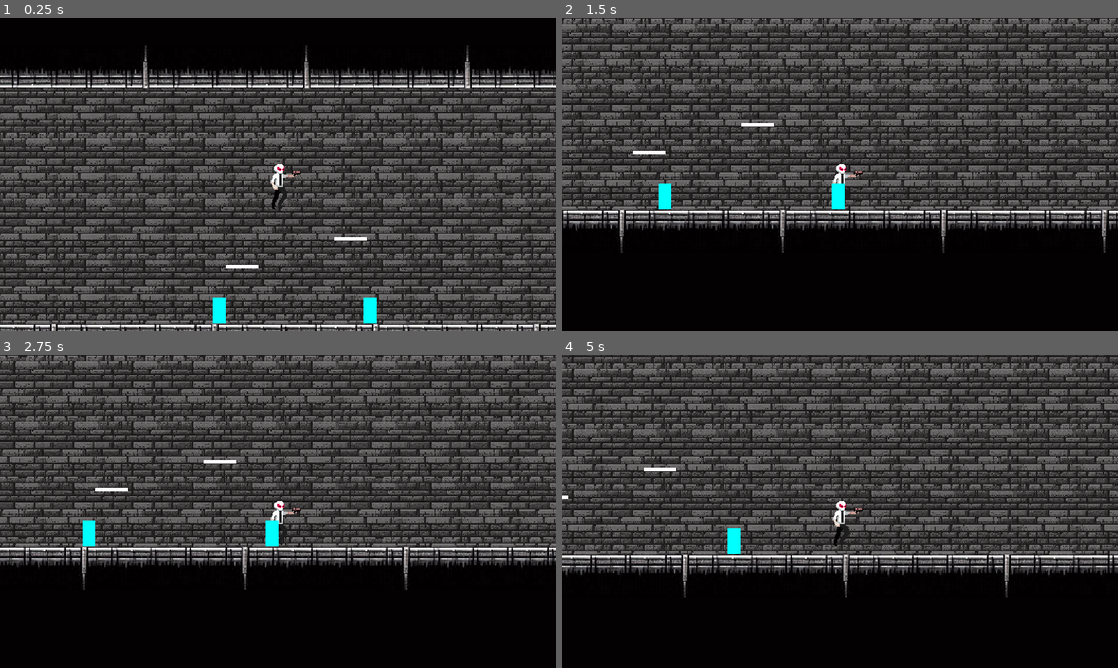
Above: before the commit, frames 1-4 (two rows, left to right).
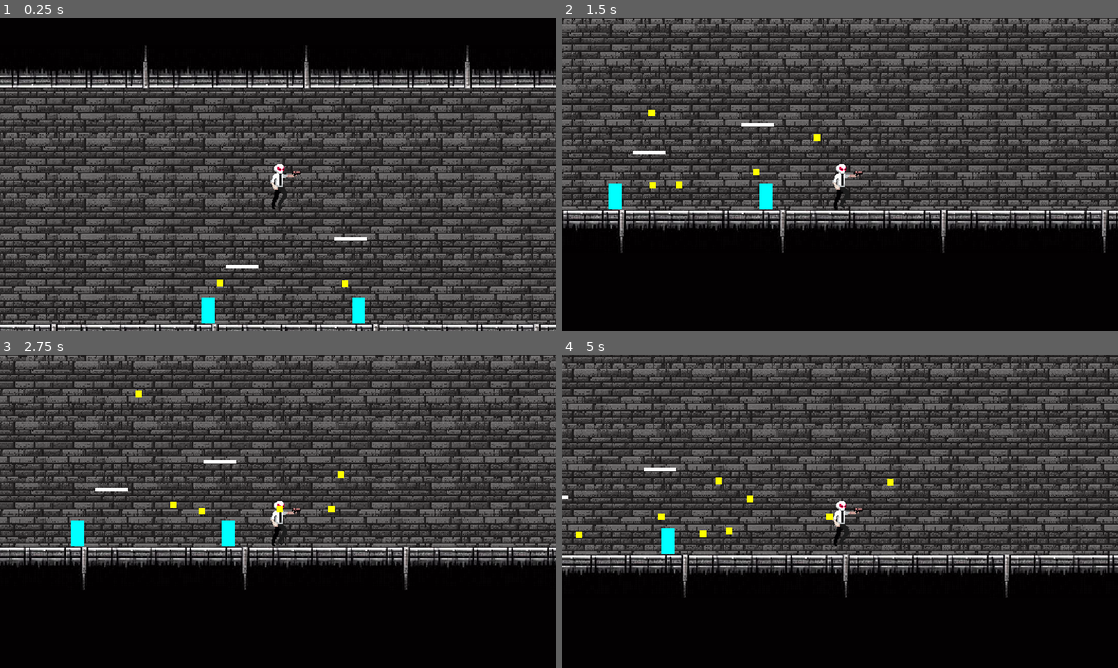
Above: after the commit, the same moments.

Repository: TrueHopolok/gamejam_nsjs
Game: Godot game, scene res://scenes/main.tscn
Same seed, same stepped clock (60 frames per second), same inputs: the game is played once before the commit and once after it.
Inputs:
- Up to frame 1 (0.25 s): no input
- Up to frame 2 (1.5 s): hold K (shot) 0.53-1.28 s; hold D (right) from 0.53 s (still down); tap L (jump) at 0.77 s; tap K (shot) at 1.35 s
- Up to frame 3 (2.75 s): tap L (jump) at 1.52 s; release D (right) at 2.03 s; hold A (left) from 2.03 s (still down); hold K (shot) from 2.03 s (still down)
- Up to frame 4 (5 s): release A (left) at 2.78 s; release K (shot) at 2.78 s; hold D (right) 2.78-4.28 s; tap K (shot) at 2.85, 4.35 s; tap L (jump) at 3.02, 3.77, 4.52 s; hold K (shot) 3.53-4.28 s; hold A (left) from 4.28 s (still down)

The runs differ from the first frame. In frame 1, 0.7% of the frame differs, in the area x 36-68%, y 83-98%; in frame 2, 0.9%, in the area x 8-51%, y 29-62%; in frame 3, 0.9%; in frame 4, 0.6%.

Commit message:
ADDED: shooting component

Diff:
--- a/project.godot
+++ b/project.godot
@@ -63,6 +63,7 @@
 2d_physics/layer_2="Activation"
 2d_physics/layer_3="EnemyHitboxes"
 2d_physics/layer_4="PlayerHitboxes"
+2d_physics/layer_5="BulletHitboxes"
 
 [physics]
 
--- a/scenes/components/shooting.tscn
+++ b/scenes/components/shooting.tscn
@@ -2,7 +2,13 @@
 
 [ext_resource type="Script" path="res://scripts/components/shooting.gd" id="1_5iyn8"]
 
-[node name="Shooting" type="Node2D"]
+[node name="ShootingComponent" type="Node2D"]
 script = ExtResource("1_5iyn8")
 
-[node name="Marker2D" type="Marker2D" parent="."]
+[node name="SpawnMarker" type="Marker2D" parent="."]
+
+[node name="ReloadTimer" type="Timer" parent="."]
+one_shot = true
+
+[node name="IntervalTimer" type="Timer" parent="."]
+one_shot = true
--- a/scenes/enemies/enemy_base.tscn
+++ b/scenes/enemies/enemy_base.tscn
@@ -1,7 +1,8 @@
-[gd_scene load_steps=5 format=3 uid="uid://c46l28oaydnpi"]
+[gd_scene load_steps=6 format=3 uid="uid://c46l28oaydnpi"]
 
 [ext_resource type="Script" path="res://scripts/enemy.gd" id="1_dejmu"]
 [ext_resource type="PackedScene" uid="uid://cqm6yrv1c5lcm" path="res://scenes/components/health.tscn" id="1_kllwe"]
+[ext_resource type="PackedScene" uid="uid://dyjsv7l73o6nt" path="res://scenes/components/shooting.tscn" id="3_gyydm"]
 
 [sub_resource type="RectangleShape2D" id="RectangleShape2D_3fbvx"]
 size = Vector2(16, 32)
@@ -24,6 +25,11 @@
 [node name="CollisionShape2D" parent="HealthComponent/HitboxArea2D" index="0"]
 shape = SubResource("RectangleShape2D_3fbvx")
 metadata/_edit_lock_ = true
+
+[node name="ShootingComponent" parent="." instance=ExtResource("3_gyydm")]
+
+[node name="SpawnMarker" parent="ShootingComponent" index="0"]
+position = Vector2(24, 0)
 
 [node name="MarkerRight" type="Marker2D" parent="."]
 position = Vector2(48, 0)
@@ -49,3 +55,4 @@
 metadata/_edit_lock_ = true
 
 [editable path="HealthComponent"]
+[editable path="ShootingComponent"]
--- a/scenes/player.tscn
+++ b/scenes/player.tscn
@@ -1,7 +1,8 @@
-[gd_scene load_steps=30 format=3 uid="uid://ij7m6pmoy6el"]
+[gd_scene load_steps=31 format=3 uid="uid://ij7m6pmoy6el"]
 
 [ext_resource type="Script" path="res://scripts/player.gd" id="1_0h3a2"]
 [ext_resource type="PackedScene" uid="uid://cqm6yrv1c5lcm" path="res://scenes/components/health.tscn" id="2_byd1l"]
+[ext_resource type="PackedScene" uid="uid://dyjsv7l73o6nt" path="res://scenes/components/shooting.tscn" id="3_3ivw5"]
 [ext_resource type="Texture2D" uid="uid://cmyiqy11qcv16" path="res://sprites/player/Player_idle.png" id="3_aah4k"]
 [ext_resource type="Texture2D" uid="uid://cv4y8x746ihvj" path="res://sprites/player/player_run_side.png" id="4_3dwe3"]
 
@@ -170,7 +171,7 @@
 "speed": 12.0
 }]
 
-[node name="Player" type="CharacterBody2D"]
+[node name="Player" type="CharacterBody2D" groups=["Player"]]
 script = ExtResource("1_0h3a2")
 
 [node name="HealthComponent" parent="." instance=ExtResource("2_byd1l")]
@@ -188,6 +189,12 @@
 scale = Vector2(2, 2)
 shape = SubResource("RectangleShape2D_p50bg")
 debug_color = Color(0.854902, 0, 0.12549, 0.819608)
+
+[node name="ShootingComponent" parent="." instance=ExtResource("3_3ivw5")]
+position = Vector2(0, -14)
+
+[node name="SpawnMarker" parent="ShootingComponent" index="0"]
+position = Vector2(29, 0)
 
 [node name="CollisionShape2D" type="CollisionShape2D" parent="."]
 position = Vector2(1, 3)
@@ -231,3 +238,4 @@
 frame_progress = 0.825278
 
 [editable path="HealthComponent"]
+[editable path="ShootingComponent"]
--- a/scripts/components/shooting.gd
+++ b/scripts/components/shooting.gd
@@ -1,4 +1,43 @@
-extends Node2D
+class_name ShootingComponent extends Node2D
 
-func shoot(target_direction : Vector2):
-	pass
+signal shot
+signal reload_started
+signal reload_finished
+
+@export_range(0.1, 5.0) var reload_time : float = 3.0
+@export_range(0.03, 1.0) var shot_interval_time : float = 0.5
+@export_range(1, 100) var max_ammo_amount : int = 3
+
+@onready var spawn_marker : Marker2D = $SpawnMarker
+@onready var reload_timer : Timer = $ReloadTimer
+@onready var interval_timer : Timer = $IntervalTimer
+
+var ammo_left : int = max_ammo_amount
+var is_enemy : bool
+
+func _ready():
+	is_enemy = is_instance_of(get_parent(), Enemy)
+	reload_timer.timeout.connect(func():
+		reload_finished.emit()
+		ammo_left = max_ammo_amount
+	)
+
+func shoot(target_direction : Vector2, damage : float = 1.0):
+	if not reload_timer.is_stopped() or not interval_timer.is_stopped():
+		return
+	shot.emit()
+	interval_timer.start(shot_interval_time)
+	ammo_left -= 1
+	if ammo_left <= 0:
+		reload_started.emit()
+		reload_timer.start(reload_time)
+	spawn_marker.position = target_direction * spawn_marker.position.length()
+	var projectile_node : Projectile
+	if is_enemy:
+		projectile_node = Global.packed_scenes["projectile_enemy"].instantiate()
+	else:
+		projectile_node = Global.packed_scenes["projectile_player"].instantiate()
+	get_tree().get_root().add_child(projectile_node)
+	projectile_node.global_position = spawn_marker.global_position
+	projectile_node.direction = target_direction
+	projectile_node.damage = damage
--- a/scripts/enemy.gd
+++ b/scripts/enemy.gd
@@ -3,28 +3,35 @@
 const SPEED : float = 1
 
 @onready var health_component : HealthComponent = $HealthComponent
+@onready var shooting_component : ShootingComponent = $ShootingComponent
 
+var player_node : Player
 var pos_start : float
 var pos_finish : float
 var moving_right : bool = true
+var attacking : bool = false
 
 func attack_player():
-	print(name, ": attack player")
+	attacking = true
 
 func _ready():
+	player_node = get_tree().get_first_node_in_group("Player")
 	pos_start = global_position.x
 	pos_finish = $MarkerRight.global_position.x
 	$MarkerRight.queue_free()
 	assert(pos_start < pos_finish, name + ": Marker")
 
 func _process(_delta):
-	global_position.x = move_toward(global_position.x, pos_finish, SPEED)
-	if moving_right:
-		if global_position.x >= pos_finish:
-			_flip()
+	if not attacking:
+		global_position.x = move_toward(global_position.x, pos_finish, SPEED)
+		if moving_right:
+			if global_position.x >= pos_finish:
+				_flip()
+		else:
+			if global_position.x <= pos_finish:
+				_flip()
 	else:
-		if global_position.x <= pos_finish:
-			_flip()
+		shooting_component.shoot(global_position.direction_to(player_node.global_position))
 
 func _flip():
 	var pos_tmp : float = pos_finish
--- a/scripts/player.gd
+++ b/scripts/player.gd
@@ -1,4 +1,4 @@
-extends CharacterBody2D
+class_name Player extends CharacterBody2D
 
 const SPEED : float = 200
 const STOP_FRAMES : float = 5
@@ -9,11 +9,12 @@
 @onready var agro_area : Area2D = $AgroArea
 @onready var coyote_timer : Timer = $CoyoteTimer
 @onready var health_component : HealthComponent = $HealthComponent
-@onready var player_sprite_2d = $PlayerSprite2D
+@onready var shooting_component : ShootingComponent = $ShootingComponent
+@onready var animated_sprite = $PlayerSprite2D
 
 var gravity : float = ProjectSettings.get_setting("physics/2d/default_gravity")
 
-var look_direction : Vector2 = Vector2(0, 0)
+var look_direction : Vector2 = Vector2(1, 0)
 
 func activate_enemy(area : Area2D, activate : bool):
 	var parent_node = area.get_parent()
@@ -29,9 +30,12 @@
 		parent_node.attack_player()
 
 func get_look_direction() -> Vector2:
-	var new_direction : Vector2 = Input.get_vector("left", "right", "down", "up")
+	var new_direction : Vector2 = Input.get_vector("left", "right", "up", "down")
 	if new_direction.length_squared() == 0:
-		return Vector2(look_direction.x, 0)
+		if animated_sprite.flip_h:
+			return Vector2(-1, 0)
+		else:
+			return Vector2(1, 0)
 	return new_direction.normalized()
 
 func _ready():
@@ -42,7 +46,8 @@
 func _process(_delta):
 	_gravity()
 	_move()
-	look_direction = get_look_direction()
+	if Input.is_action_pressed("shot"):
+		shooting_component.shoot(get_look_direction())
 
 func _gravity():
 	## Apply gravity
--- a/scripts/projectile.gd
+++ b/scripts/projectile.gd
@@ -6,7 +6,10 @@
 var direction : Vector2
 
 func _ready():
-	area_entered.connect(func(_area : Area2D): queue_free())
+	area_entered.connect(func(area : Area2D):
+		if is_instance_of(area, Projectile): return
+		else: queue_free()
+	)
 	$VisibleOnScreenNotifier2D.screen_exited.connect(queue_free)
 	direction *= SPEED
 	print(damage, direction)
Not shown: 1 places in scenes/main.tscn that only renumber resources
